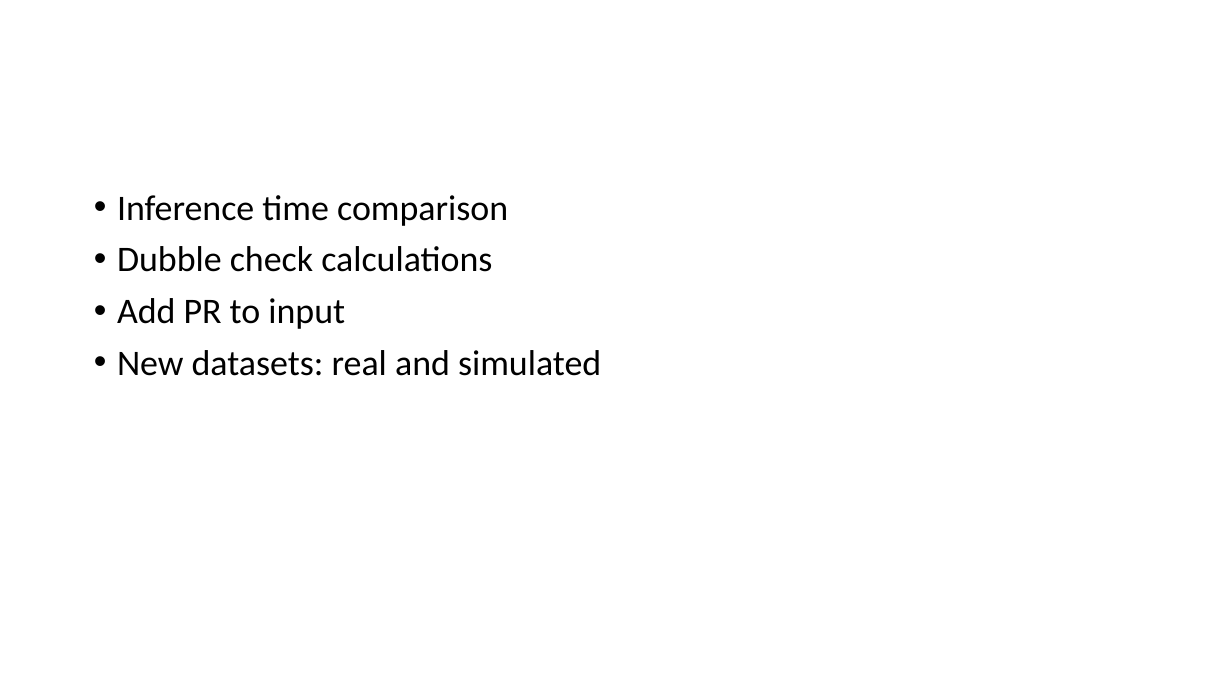
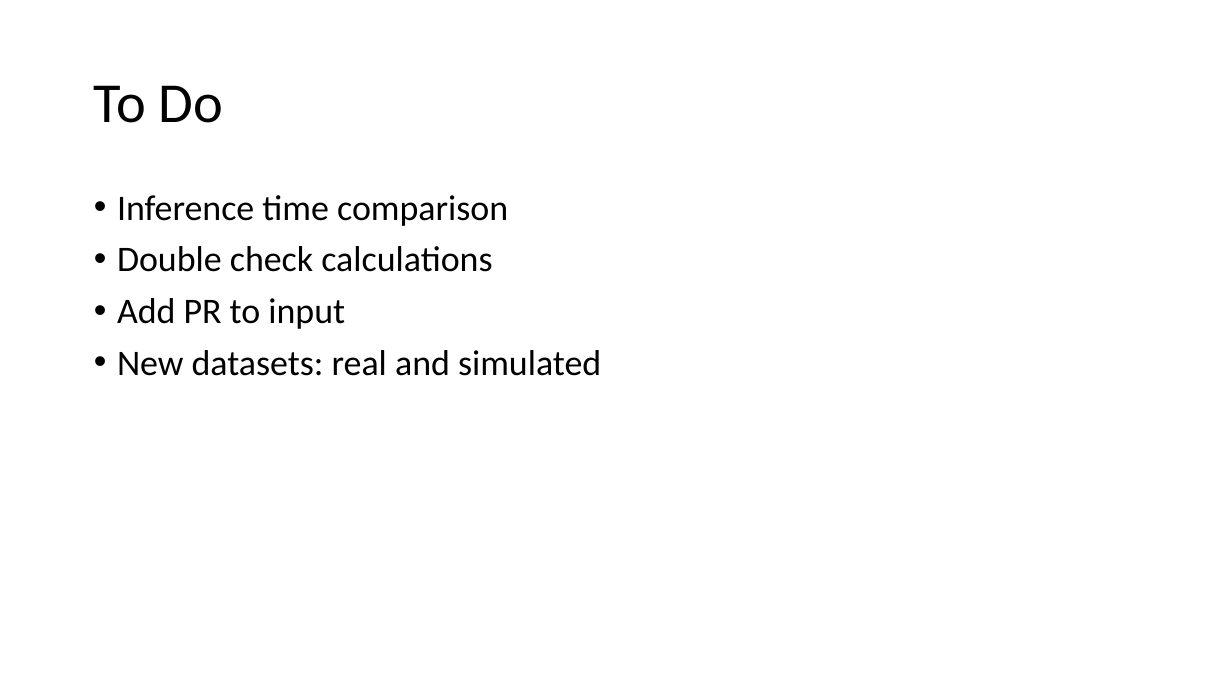
Before and after one commit to lancedw/3D-state-prediction-for-surface-vessels-using-IMU-data-and-images, a slide deck: slide 20 of Documentation/Presentations/Meeting 22-04-22.pptx (slide 19 before the commit). Drawn at 1232x693 pixels with LibreOffice and Linux fonts; fonts in the diff are those of the drawing. Boxes give left, top, right and bottom in pixels: in the first picture for what was removed or moved away, otherwise in the second. Text is boxed around its words. In the diff, an @@ line names an element or a change of style, - is before the commit and + after.

```diff
--- a/Documentation/Presentations/Meeting 22-04-22.pptx
+++ b/Documentation/Presentations/Meeting 22-04-22.pptx
@@ title added at (94, 85, 223, 123), 44 pt, text #000000 @@
+To Do
@@ text at (117, 246, 492, 272): text changed @@
-• Dubble check calculations
+• Double check calculations
```
Also in this commit, not shown: 1 slide added, 5 other files.
